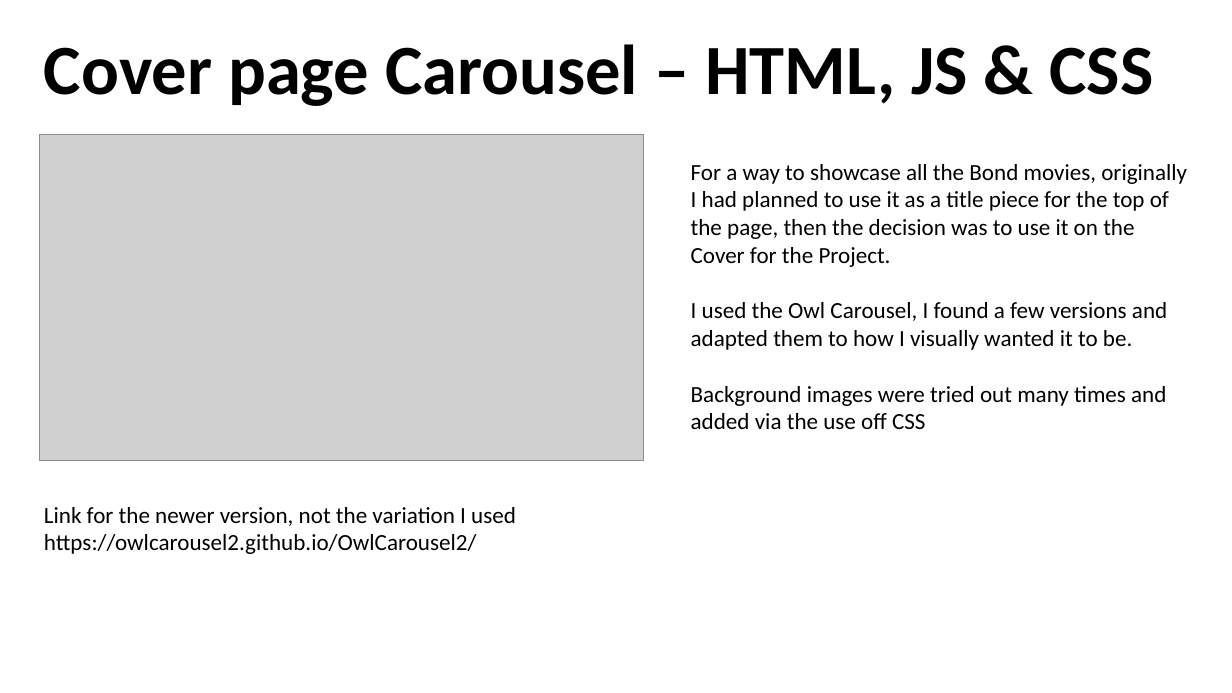
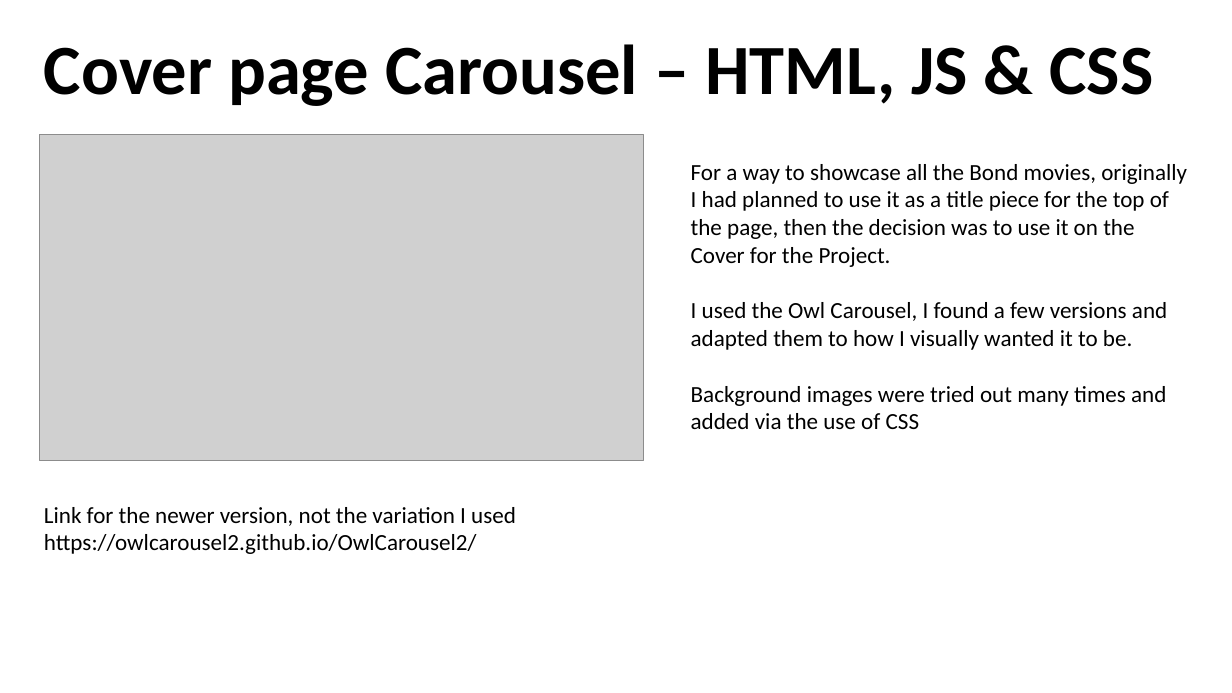
Before and after one commit to KatherineH-cls/Project-3, a slide deck: slide 10 of presentations/kh_mb_cm_presentation .pptx. Drawn at 1232x693 pixels with LibreOffice and Linux fonts; fonts in the diff are those of the drawing; grey boxes stand for pictures. Boxes give left, top, right and bottom in pixels: in the first picture for what was removed or moved away, otherwise in the second. Text is boxed around its words. In the diff, an @@ line names an element or a change of style, - is before the commit and + after.

```diff
--- a/presentations/kh_mb_cm_presentation .pptx
+++ b/presentations/kh_mb_cm_presentation .pptx
@@ text at <box>691,386,1166,429</box>: text changed @@
-Background images were tried out many times and added via the use off CSS
+Background images were tried out many times and added via the use of CSS
```
Also in this commit, not shown: 2 other slides changed.
